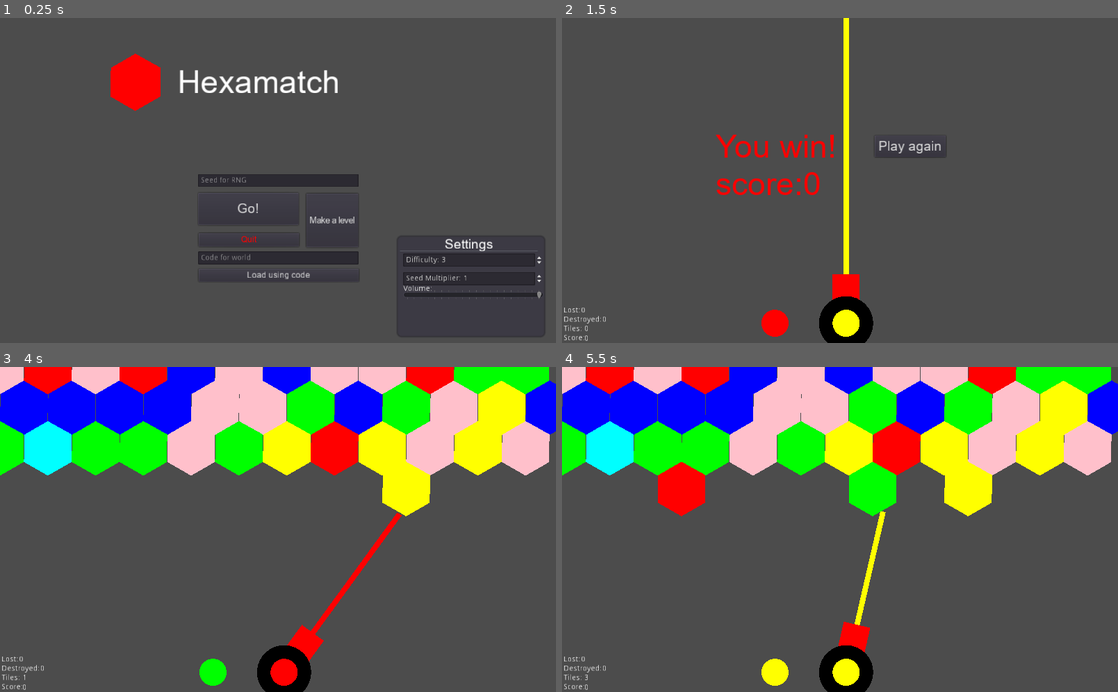
Above: before the commit, frames 1-4 (two rows, left to right).
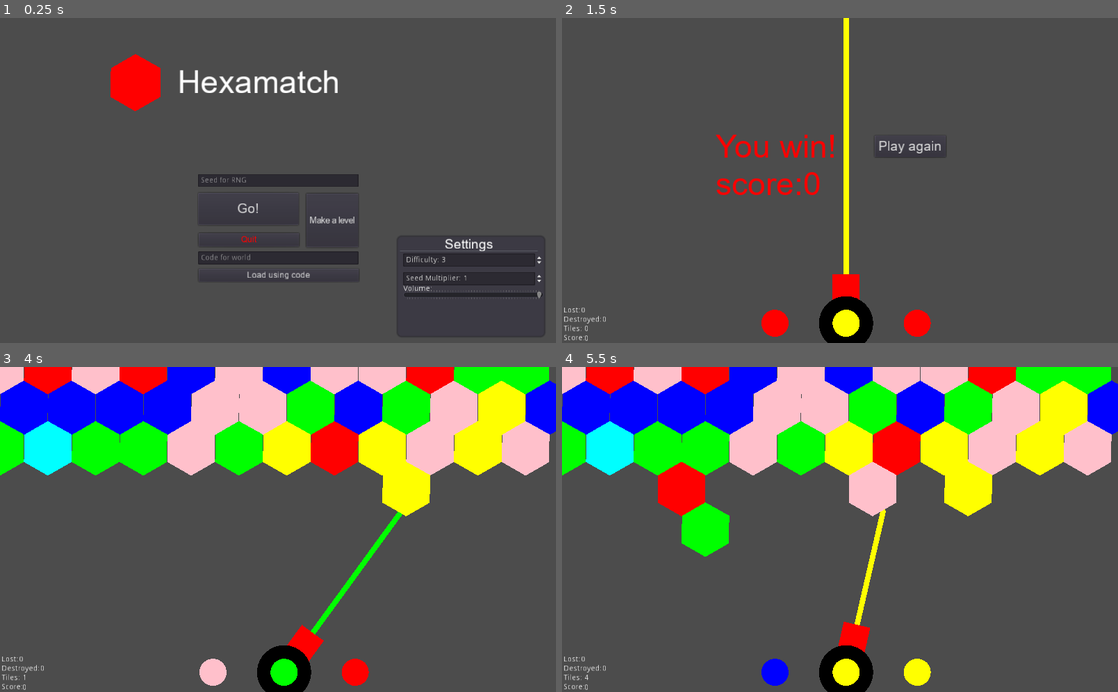
Above: after the commit, the same moments.

Repository: Perodactyl/Hexamatch
Game: Godot game, scene res://title.tscn
Same seed, same stepped clock (60 frames per second), same inputs: the game is played once before the commit and once after it.
Inputs (mouse positions are in pixels of both pictures, inside the frame that each line leads up to):
- Up to frame 1 (0.25 s): no input
- Up to frame 2 (1.5 s): click (840, 180) at 0.52 s; type "12" at 0.6 s; click (840, 258) at 0.75 s; type "12" at 0.83 s; click "Load using code" at 1.25 s
- Up to frame 3 (4 s): click "Play again" at 2 s; click "Go!" at 2.75 s; tap Enter at 3.5 s; move the mouse to (400, 513) at 3.52 s; click (400, 513) at 3.6 s; tap Middle mouse button (mmiddle) at 3.8 s
- Up to frame 4 (5.5 s): tap Space at 4.25 s; move the mouse to (728, 545) at 4.27 s; tap Middle mouse button (mmiddle) at 4.35, 5.3 s; click (728, 545) at 4.55 s; tap Enter at 5 s; move the mouse to (895, 458) at 5.02 s; click (895, 458) at 5.1 s

The runs differ from the first frame. In frame 1, less than 0.1% of the frame differs, in the area x 19-97%, y 10-87%; in frame 2, 0.3%; in frame 3, 1.4%; in frame 4, 2.8%, in the area x 4-67%, y 29-99%.

Commit message:
Added reflecting the hexagon.

Diff:
--- a/editorHex.tscn
+++ b/editorHex.tscn
@@ -35,6 +35,7 @@
 polygon = PoolVector2Array( -0.172226, -50.4067, 43.482, -25.0401, 43.128, 25.5751, 0.181732, 50.2339, -43.2365, 25.3392, -43.2365, -25.2761 )
 
 [node name="scrollCheck" type="Area2D" parent="."]
+visible = false
 monitoring = false
 monitorable = false
 collision_layer = 524288
--- a/export.gd
+++ b/export.gd
@@ -8,13 +8,16 @@
 # warning-ignore:unused_argument
 # warning-ignore:unused_argument
 func finish_load(result, response_code, headers, body):
+	print("got stuff")
+	if not response_code in range(200, 300):
+		print("HTTP ERROR:"+response_code)
 	print(body)
 	print(result)
 	print(response_code)
 	print(headers)
 	var f = File.new()
 	f.open("user://tmpPck.pck", File.WRITE)
-	f.store_string(body)
+	f.store_buffer(body)
 	f.close()
 # warning-ignore:return_value_discarded
 	ProjectSettings.load_resource_pack("user://tmpPck.pck")
--- a/export.tscn
+++ b/export.tscn
@@ -6,5 +6,5 @@
 script = ExtResource( 1 )
 
 [node name="HTTPRequest" type="HTTPRequest" parent="."]
-timeout = 1
+timeout = 5
 [connection signal="request_completed" from="HTTPRequest" to="." method="finish_load"]
--- a/hex.gd
+++ b/hex.gd
@@ -46,6 +46,8 @@
 	snapToGrid(get_parent().get_node("grid"))
 	$sfx.volume_db = Global.settings.volume-100
 
+var killBelow = false
+
 func _physics_process(_delta):
 	touchingCasts = 0
 	if(checkFrames >= 3):
@@ -53,14 +55,24 @@
 		recheck()
 	for c in $casting.get_children():
 		c.visible = c.is_colliding()
-		if(c.is_colliding()):
+		var isHex = c.is_colliding() and c.get_collider().get_parent().has_method("checkTiles")
+		if(c.is_colliding() && isHex):
 			touchingCasts += 1
 #		if c.is_colliding() && (c.get_collider().get_parent().touchingroot || c.get_collider().get_parent().root):
 #			foundRoot = true
-		if (root || touchingroot) && c.is_colliding():
+		if (root || touchingroot) && c.is_colliding() && isHex:
 			c.get_collider().get_parent().touchingroot = true
-		if c.is_colliding() and c.get_collider().get_parent().position == position:
+		if c.is_colliding() and c.get_collider().get_parent().position == position && isHex:
 			c.get_collider().get_parent().terminate("Target was at the same position", false)
+	if killBelow:
+		if $casting/RayCast2D.is_colliding():
+			var collider = $casting/RayCast2D
+			if collider.get_parent() and collider.get_parent().has_method("checkTiles"):
+				collider.get_parent().killFalling()
+		if $casting/RayCast2D6.is_colliding():
+			var collider = $casting/RayCast2D6
+			if collider.get_parent() and collider.get_parent().has_method("checkTiles"):
+				collider.get_parent().killFalling()
 	checkFrames += 1
 	if(touchingroot):
 		deadFrames = 0
@@ -69,9 +81,15 @@
 	if !(position.x in range(0, 1024)) || !(position.y in range(0, 600)):
 		terminate("Freeing "+name+" for being out of bounds.", false)
 	if deadFrames >= 60 && !$kill.is_active():
-		$kill.interpolate_property(self, "position", position, Vector2(position.x, 600), rand_range(0.5, 4))
-		killAnim()
-		Score.add(500)
+		killFalling()
+
+func killFalling():
+	$kill.interpolate_property(self, "position", position, Vector2(position.x, position.y+600), 2)
+	killBelow = true
+	killAnim()
+	$casting/RayCast2D.enabled = true
+	$casting/RayCast2D6.enabled = true
+	Score.add(500)
 
 func recheck():
 	touchingroot = false
@@ -124,7 +142,7 @@
 	for cast in $casting.get_children():
 		if cast.is_colliding():
 			var hex = cast.get_collider().get_parent()
-			if hex.color == color && !(hex in found):
+			if hex.has_method("checkTiles") && hex.color == color && !(hex in found):
 				found.append(hex)
 				found = found + hex.recursiveGetAmt(found.duplicate())
 	return found
@@ -132,7 +150,6 @@
 func killAnim():
 	for cast in $casting.get_children():
 		cast.enabled = false
-		cast.queue_free()
 	if $freeTimer.is_connected("timeout", self, "freeNow"):
 		$freeTimer.disconnect("timeout", self, "freeNow")
 	$collider.collision_layer = 0
--- a/main.gd
+++ b/main.gd
@@ -16,6 +16,9 @@
 		$player.changeColor = false
 		$player.ccol = Global.loadData.ccol
 		$player.ncol = Global.loadData.ncol
+		$player.storage = Global.loadData.storage
+		$player/storedCol.drawCol = Global.collist[Global.loadData.storage]
+		$player/storedCol.update()
 		for hexData in Global.loadData.hexes:
 			var newHex = hex.instance()
 			newHex.color = hexData.color
--- a/main.tscn
+++ b/main.tscn
@@ -10,6 +10,19 @@
 [ext_resource path="res://title.res" type="DynamicFont" id=8]
 
 [sub_resource type="GDScript" id=1]
+script/source = "extends RayCast2D
+var col = Color.yellow
+
+func _ready():
+	add_exception($\"/root/scene/bounds\")
+
+func _draw():
+	var point = to_local(get_collision_point()) if is_colliding() else cast_to
+	draw_rect(Rect2(Vector2(-5, 0), Vector2(10, point.y)), col)
+	draw_circle(point, 5, col)
+"
+
+[sub_resource type="GDScript" id=2]
 script/source = "extends Node2D
 
 
@@ -31,8 +44,11 @@
 	draw_circle(Vector2.ZERO, 25, drawCol)
 "
 
-[sub_resource type="RectangleShape2D" id=2]
-extents = Vector2( 513.824, 21.1462 )
+[sub_resource type="RectangleShape2D" id=3]
+extents = Vector2( 512, 20 )
+
+[sub_resource type="RectangleShape2D" id=4]
+extents = Vector2( 3, 300 )
 
 [node name="scene" type="Node2D"]
 process_priority = -10
@@ -152,9 +168,19 @@
 enabled = true
 cast_to = Vector2( 0, -1000 )
 
+[node name="cast2" type="RayCast2D" parent="player"]
+show_behind_parent = true
+enabled = true
+cast_to = Vector2( 0, -1050 )
+script = SubResource( 1 )
+
 [node name="nextCol" type="Node2D" parent="player"]
 position = Vector2( -131, 0 )
-script = SubResource( 1 )
+script = SubResource( 2 )
+
+[node name="storedCol" type="Node2D" parent="player"]
+position = Vector2( 131, 0 )
+script = SubResource( 2 )
 
 [node name="sfx" type="AudioStreamPlayer" parent="player"]
 
@@ -167,8 +193,8 @@
 script = ExtResource( 3 )
 
 [node name="CollisionShape2D" type="CollisionShape2D" parent="flexTape"]
-position = Vector2( 512.26, -4.00452 )
-shape = SubResource( 2 )
+position = Vector2( 512, 0 )
+shape = SubResource( 3 )
 
 [node name="grid" type="Node2D" parent="."]
 process_priority = -6
@@ -312,6 +338,22 @@
 text = "No"
 
 [node name="sfx" type="AudioStreamPlayer" parent="."]
+
+[node name="bounds" type="StaticBody2D" parent="."]
+collision_mask = 0
+
+[node name="left" type="CollisionShape2D" parent="bounds"]
+position = Vector2( 0, 300 )
+shape = SubResource( 4 )
+
+[node name="right" type="CollisionShape2D" parent="bounds"]
+position = Vector2( 1024, 300 )
+shape = SubResource( 4 )
+
+[node name="bottom" type="CollisionShape2D" parent="bounds"]
+position = Vector2( 512, 600 )
+shape = SubResource( 3 )
+disabled = true
 [connection signal="pressed" from="win/restart" to="." method="reset_game"]
 [connection signal="pressed" from="pause/list/resume" to="pause" method="toggle_paused"]
 [connection signal="pressed" from="pause/list/save" to="pause" method="save_session"]
--- a/pause.gd
+++ b/pause.gd
@@ -13,6 +13,7 @@
 		"currentColor":get_parent().get_node("player").ccol,
 		"nextColor":get_parent().get_node("player").ncol,
 		"seed":Global.currentSeed,
+		"storage":get_parent().get_node("player").storage,
 		"hexes":[]
 	}
 	for node in get_parent().get_children():
--- a/player.gd
+++ b/player.gd
@@ -1,6 +1,7 @@
 extends Node2D
 
 onready var ncolPos = to_global($nextCol.position)
+onready var storPos = to_global($storedCol.position)
 enum {
 	RED,
 	GREEN,
@@ -24,8 +25,11 @@
 var dbgDraw = false
 var dbgDrawVec = Vector2.ZERO
 var dbgDrawVec2 = Vector2.ZERO
+var dbgLine = Vector2.ZERO
 var changeColor = true
+var storage = -1
 func start():
+	randomize()
 	if changeColor:
 		ccol = startColor
 		ncol = RED
@@ -37,26 +41,46 @@
 	look_at(get_global_mouse_position())
 	rotation_degrees += 90
 	$nextCol.position = to_local(ncolPos)
-	if(Input.is_action_just_pressed("click")):
-		if $cast.is_colliding():
-			var hex = $cast.get_collider().get_parent()
+	$storedCol.position = to_local(storPos)
+	var releaseStore = Input.is_action_just_pressed("mmiddle") && (storage != -1)
+	$storedCol.visible = (storage != -1)
+	if $cast.is_colliding() and $cast.get_collider() == $"/root/scene/bounds":
+		$cast2.global_position = $cast.get_collision_point()
+		var vec1 = $cast.get_collision_point() - $cast.global_position
+		var reflectVec = -vec1.reflect($cast.get_collision_normal())
+		$cast2.global_rotation = reflectVec.angle()+PI/2
+		$cast2.show()
+		$cast2.col = ccolcol
+		$cast2.update()
+	else:
+		$cast2.hide()
+	if(Input.is_action_just_pressed("click") || releaseStore):
+		print(releaseStore)
+		print(storage)
+		var cast = $cast
+		if $cast.is_colliding() and $cast.get_collider() == $"/root/scene/bounds":
+				cast = $cast2
+		cast.force_raycast_update()
+		if cast.is_colliding() && cast.get_collider().get_parent().has_method("checkTiles"):
+			print(cast.name)
+			var hex = cast.get_collider().get_parent()
 			var newHex = preload("res://tile.tscn").instance()
-			newHex.color = ccol
+			newHex.color = storage if releaseStore else ccol
 			var outCollider = hex.get_node("outsetCollider")
 			outCollider.set_collision_layer_bit(2, true)
-			$cast.set_collision_mask_bit(0, false)
-			$cast.set_collision_mask_bit(2, true)
-			$cast.force_raycast_update()
-			newHex.position = $cast.get_collision_point()
+			cast.set_collision_mask_bit(0, false)
+			cast.set_collision_mask_bit(2, true)
+			cast.force_raycast_update()
+			newHex.position = cast.get_collision_point()
 			newHex.doRand = false
 			var backOffset = Vector2(20, 20)
-			backOffset = backOffset.rotated($cast.get_collision_normal().angle())
+			backOffset = backOffset.rotated(cast.get_collision_normal().angle())
 			#newHex.position -= backOffset
 			dbgDrawVec = newHex.position
 			outCollider.set_collision_layer_bit(2, false)
-			$cast.set_collision_mask_bit(0, true)
-			$cast.set_collision_mask_bit(2, false)
-			$cast.force_raycast_update()
+			cast.set_collision_mask_bit(0, true)
+			cast.set_collision_mask_bit(2, false)
+			cast.force_raycast_update()
 			newHex.snapToGrid(get_parent().get_node("grid"))
 			dbgDrawVec2 = newHex.position
 			get_parent().add_child(newHex)
@@ -67,21 +91,33 @@
 			Score.tilesLost += 1
 			$sfx.stream = preload("res://loseHex.wav")
 			$sfx.play()
-		ccol = ncol
-		ncol = round(rand_range(RED, CYAN))
-		if ncol == ccol:
-			ncol = round(rand_range(RED, CYAN))
-		$nextCol.drawCol = collist[ncol]
-		ccolcol = collist[ccol]
-		$nextCol.update()
-		update()
-	randomize()
+		if !releaseStore:
+			rollColor()
+	if Input.is_action_just_pressed("mmiddle") && (storage == -1):
+		storage = ccol
+		$storedCol.drawCol = collist[storage]
+		rollColor()
+	if releaseStore:
+			storage = -1
 	update()
 func _draw():
 	draw_rect(Rect2(-5, 0, 10, -position.distance_to($cast.get_collision_point())), ccolcol)
+	if $cast.is_colliding():
+		draw_circle(to_local($cast.get_collision_point()), 5, ccolcol)
+	else:
+		draw_rect(Rect2(-5, 0, 10, -1000), ccolcol)
 	draw_rect(Rect2(-25, -90, 50, 50), Color(255, 0, 0))
 	draw_circle(Vector2(0, 0), 50, Color(0, 0, 0))
 	draw_circle(Vector2(0, 0), 25, ccolcol)
 	if dbgDraw:
 		draw_circle(to_local(dbgDrawVec), 5, Color.red)
 		draw_circle(to_local(dbgDrawVec2), 5, Color.yellow)
+		draw_line($cast.get_collision_point(), dbgLine*10, Color.beige, 5)
+func rollColor():
+	ccol = ncol
+	ncol = round(rand_range(RED, CYAN))
+	if ncol == ccol:
+		ncol = round(rand_range(RED, CYAN))
+	$nextCol.drawCol = collist[ncol]
+	ccolcol = collist[ccol]
+	$nextCol.update()
--- a/title.gd
+++ b/title.gd
@@ -5,6 +5,7 @@
 func _ready():
 	if !Global.preCentered:
 		OS.center_window()
+		OS.window_maximized = true
 		Global.preCentered = true
 	for c in $settings/list.get_children():
 		if c is SpinBox or c is HSlider:
@@ -72,7 +73,8 @@
 	Global.loadData = {
 		"hexes":data.hexes,
 		"ccol":data.currentColor,
-		"ncol":data.nextColor
+		"ncol":data.nextColor,
+		"storage":data.storage
 	}
 # warning-ignore:return_value_discarded
 	get_tree().change_scene("res://main.tscn")
--- a/title.tscn
+++ b/title.tscn
@@ -14,6 +14,7 @@
 margin_bottom = -0.241028
 script = ExtResource( 2 )
 __meta__ = {
+"_edit_lock_": true,
 "_edit_use_anchors_": false
 }
 
@@ -21,7 +22,7 @@
 process_priority = -5
 modulate = Color( 1, 0, 0, 1 )
 show_behind_parent = true
-position = Vector2( 249.301, 118.433 )
+position = Vector2( 249.301, 119.14 )
 __meta__ = {
 "_edit_group_": true
 }
@@ -181,7 +182,7 @@
 margin_bottom = 84.0
 step = 5.0
 value = 100.0
-tick_count = 20
+tick_count = 50
 ticks_on_borders = true
 __meta__ = {
 "setting": "volume"
Not shown, added: desktop.ini
Not shown: 1 places in main.tscn that only renumber resources
